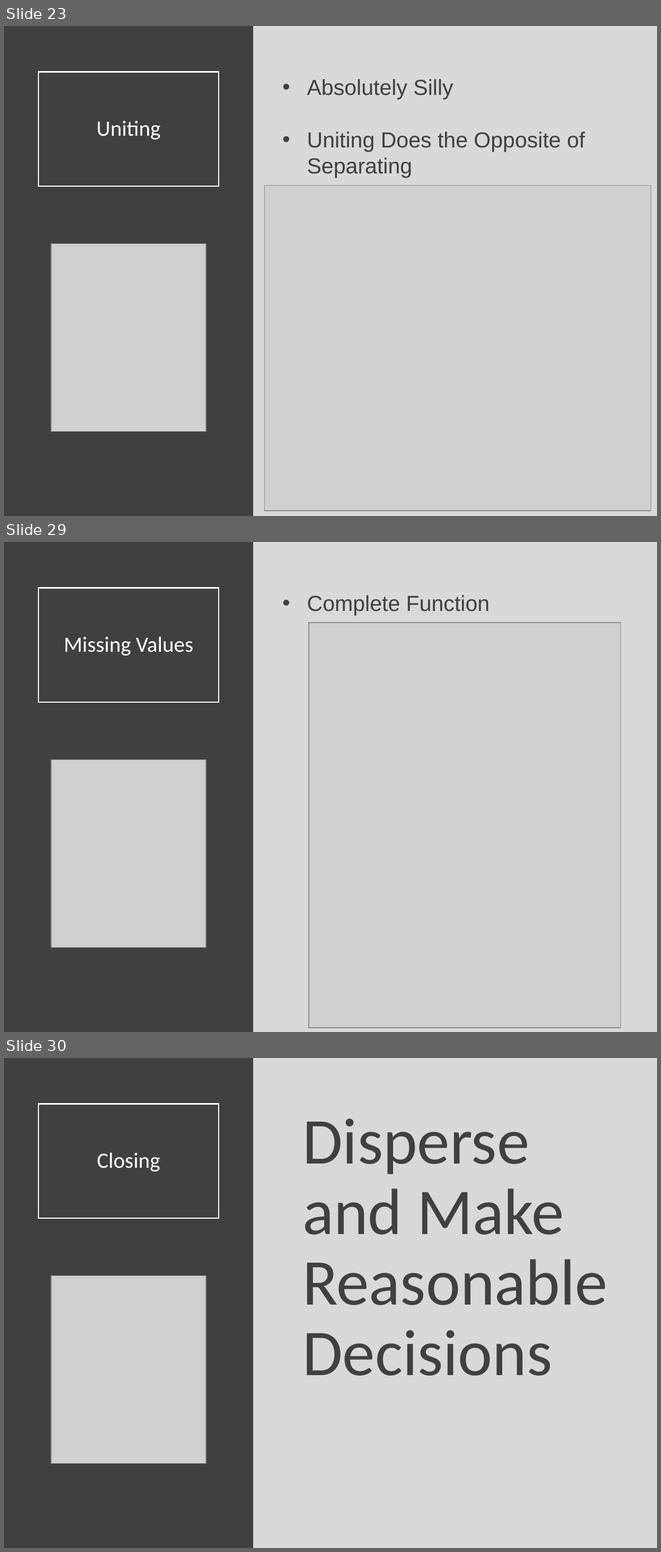
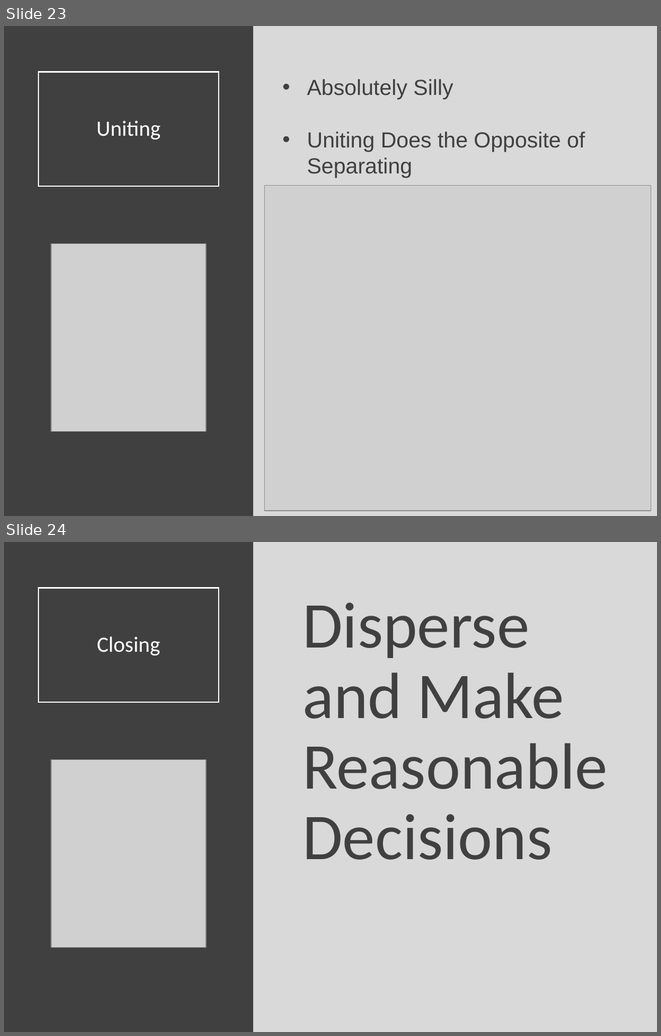
Before and after one commit to Yixf-Self/STOR320_WEBSITE, a slide deck: Lecture/Lecture 12/Lecture 12.pptx. Shown one above the other, each under a label of ours: slides 23, 29 and 30 before the commit, slides 23 and 24 after it; the slides between them are not shown. The pictures are 661x1552 and 661x1036 pixels, drawn with LibreOffice and Linux fonts; fonts in the diff are those of the drawing; grey boxes stand for pictures. Boxes give left, top, right and bottom in pixels: in the first picture for what was removed or moved away, otherwise in the second. Text is boxed around its words. In the diff, an @@ line names an element or a change of style, - is before the commit and + after.

```diff
--- a/Lecture/Lecture 12/Lecture 12.pptx
+++ b/Lecture/Lecture 12/Lecture 12.pptx
@@ slide 29 removed at box(4, 542, 657, 1032), background #D9D9D9 @@
@@ rectangle removed at box(4, 542, 254, 1032) @@
@@ title removed at box(38, 588, 219, 702) @@
-Missing Values
@@ text removed at box(307, 595, 489, 616) @@
-• Complete Function
@@ picture removed at box(309, 623, 621, 1027) @@
@@ picture removed at box(51, 759, 206, 947) @@
@@ what was slide 30 is now slide 24 @@
```
Also in this commit, not shown: 5 other slides removed, 11 other files.
